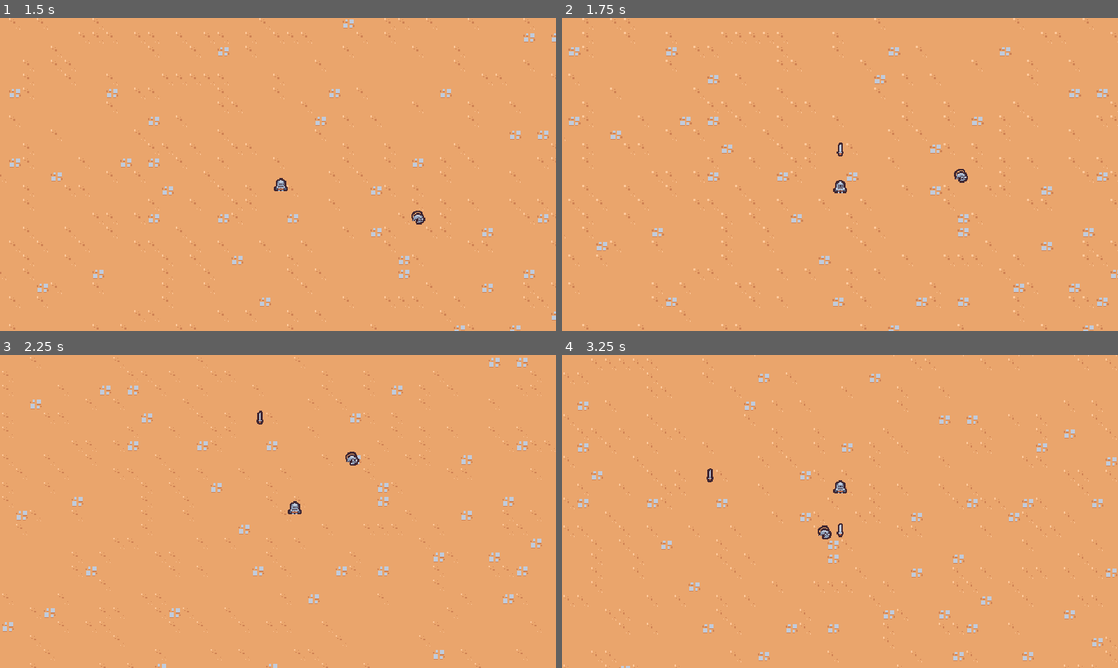
Above: before the commit, frames 1-4 (two rows, left to right).
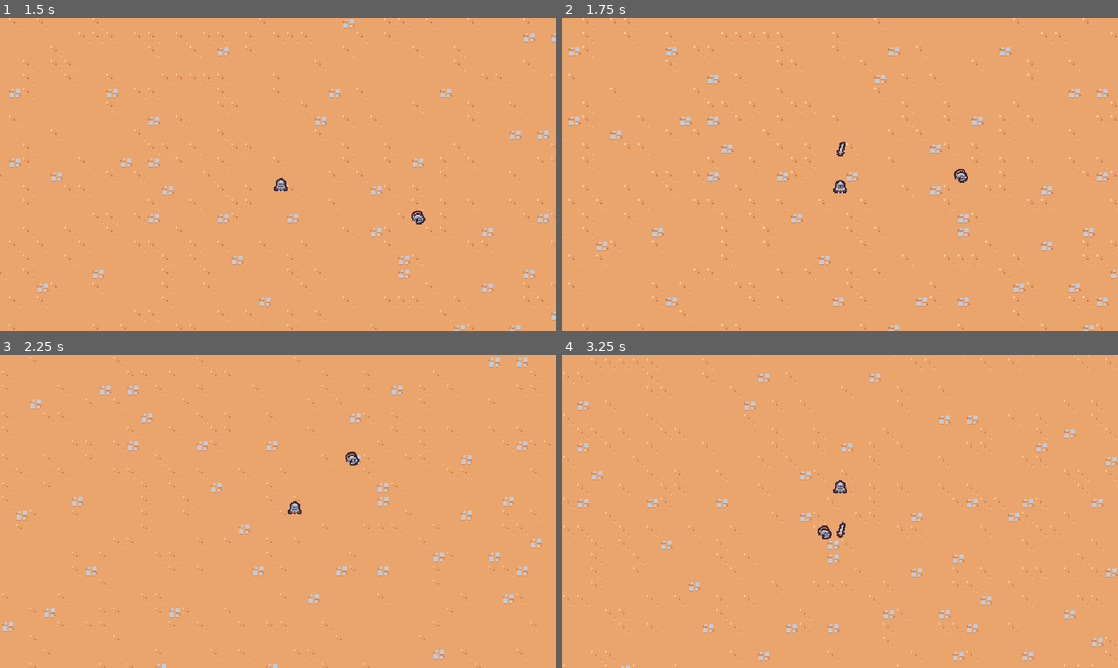
Above: after the commit, the same moments.

Repository: chatton/2DSurvivorGame
Game: Godot game, scene res://scenes/main/main.tscn
Two runs of this game, one before a commit and one after it. Both use one fixed random seed, a clock stepped at 60 frames per second and the inputs below.
Inputs:
- Up to frame 1 (1.5 s): hold Right (move_right) 0.53-1.28 s; hold S (move_down) from 1.28 s (still down)
- Up to frame 2 (1.75 s): keep holding S (move_down)
- Up to frame 3 (2.25 s): release S (move_down) at 2.03 s; hold Right (move_right) from 2.03 s (still down)
- Up to frame 4 (3.25 s): release Right (move_right) at 2.78 s; hold W (move_up) from 2.78 s (still down)

Frame 1 is identical in both runs. In frame 2, less than 0.1% of the frame differs, in the area x 49-51%, y 39-45%; in frame 3, less than 0.1%; in frame 4, less than 0.1%, in the area x 26-51%, y 36-59%.

Commit message:
adding sword ability animation

Diff:
--- a/scenes/ability/sword_ability/sword_ability.tscn
+++ b/scenes/ability/sword_ability/sword_ability.tscn
@@ -1,8 +1,76 @@
-[gd_scene load_steps=2 format=3 uid="uid://ba732n8304s55"]
+[gd_scene load_steps=5 format=3 uid="uid://ba732n8304s55"]
 
 [ext_resource type="Texture2D" uid="uid://pufg8mlttxbm" path="res://scenes/ability/sword_ability/sword.png" id="1_ywy0b"]
 
+[sub_resource type="Animation" id="Animation_113tq"]
+resource_name = "swing"
+length = 0.75
+step = 0.05
+tracks/0/type = "value"
+tracks/0/imported = false
+tracks/0/enabled = true
+tracks/0/path = NodePath("Sprite2D:rotation")
+tracks/0/interp = 2
+tracks/0/loop_wrap = true
+tracks/0/keys = {
+"times": PackedFloat32Array(0, 0.2, 0.4, 0.6),
+"transitions": PackedFloat32Array(1, 1, 1, 1.6245),
+"update": 0,
+"values": [0.0, -0.174533, 3.14159, 3.48787e-16]
+}
+tracks/1/type = "value"
+tracks/1/imported = false
+tracks/1/enabled = true
+tracks/1/path = NodePath("Sprite2D:scale")
+tracks/1/interp = 2
+tracks/1/loop_wrap = true
+tracks/1/keys = {
+"times": PackedFloat32Array(0, 0.1, 0.2, 0.4, 0.5, 0.75),
+"transitions": PackedFloat32Array(1, 1, 1, 1, 5.27803, 1),
+"update": 0,
+"values": [Vector2(2.08165e-12, 2.08165e-12), Vector2(1.2, 1.2), Vector2(1, 1), Vector2(2, 2), Vector2(1, 1), Vector2(2.08165e-12, 2.08165e-12)]
+}
+
+[sub_resource type="Animation" id="Animation_2fn43"]
+length = 0.001
+tracks/0/type = "value"
+tracks/0/imported = false
+tracks/0/enabled = true
+tracks/0/path = NodePath("Sprite2D:rotation")
+tracks/0/interp = 1
+tracks/0/loop_wrap = true
+tracks/0/keys = {
+"times": PackedFloat32Array(0),
+"transitions": PackedFloat32Array(1),
+"update": 0,
+"values": [0.0]
+}
+tracks/1/type = "value"
+tracks/1/imported = false
+tracks/1/enabled = true
+tracks/1/path = NodePath("Sprite2D:scale")
+tracks/1/interp = 1
+tracks/1/loop_wrap = true
+tracks/1/keys = {
+"times": PackedFloat32Array(0),
+"transitions": PackedFloat32Array(1),
+"update": 0,
+"values": [Vector2(1, 1)]
+}
+
+[sub_resource type="AnimationLibrary" id="AnimationLibrary_6sk8n"]
+_data = {
+"RESET": SubResource("Animation_2fn43"),
+"swing": SubResource("Animation_113tq")
+}
+
 [node name="SwordAbility" type="Node2D"]
+
+[node name="AnimationPlayer" type="AnimationPlayer" parent="."]
+autoplay = "swing"
+libraries = {
+"": SubResource("AnimationLibrary_6sk8n")
+}
 
 [node name="Sprite2D" type="Sprite2D" parent="."]
 texture = ExtResource("1_ywy0b")
